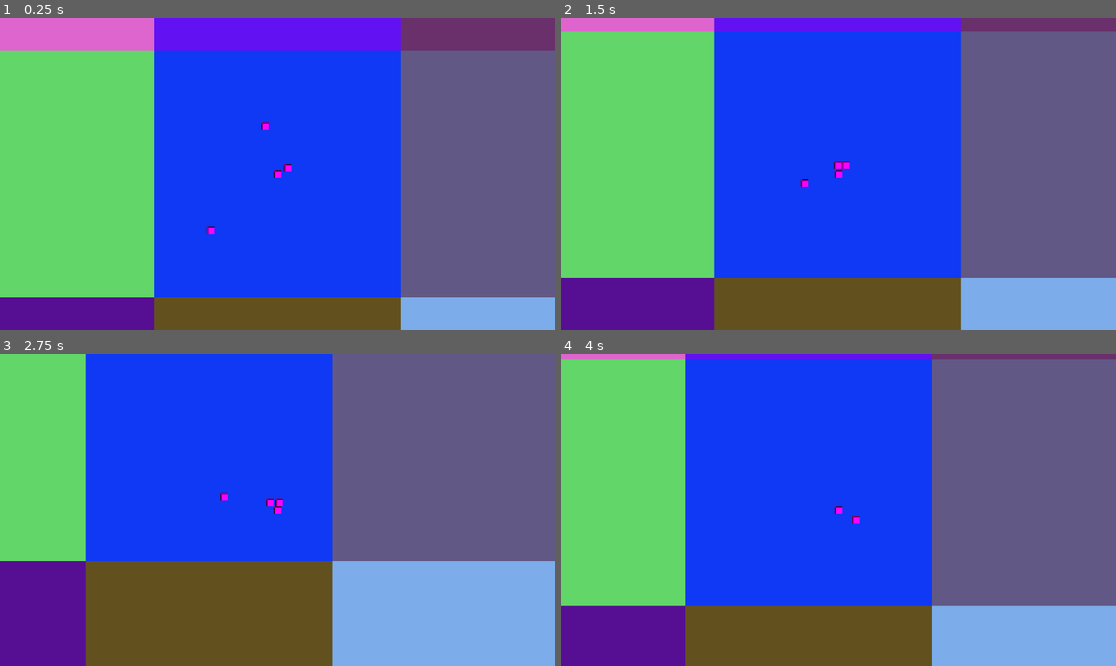
Above: before the commit, frames 1-4 (two rows, left to right).
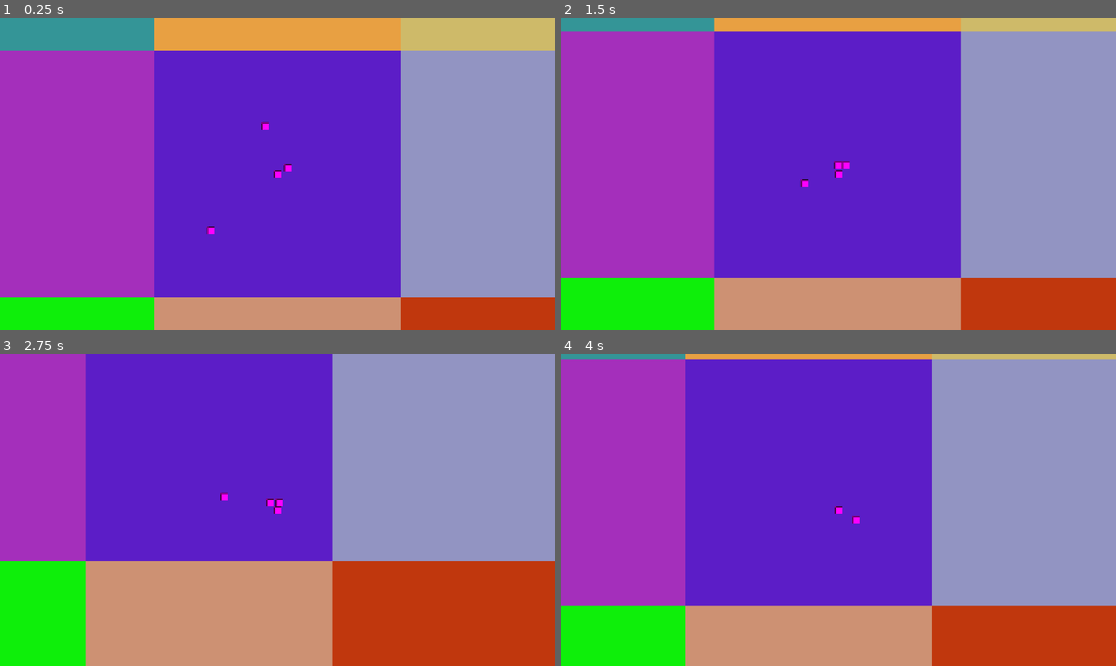
Above: after the commit, the same moments.

Repository: MRCLARK0/Cook_Craft_Die_Repeat
Game: Godot game, scene res://main/main.tscn
The game is run twice, just before and just after one commit, with the same random seed, the same clock (stepped at 60 frames per second) and the same inputs. The engine's default icon, where the game draws it, is replaced by a stand-in: a white triangle on a blue panel in a dark square.
Inputs:
- Up to frame 1 (0.25 s): no input
- Up to frame 2 (1.5 s): hold Right (ui_right) 0.53-1.28 s; tap Space (attack) at 0.6 s; tap E (interact, bound only after the commit) at 0.8, 1.35 s; hold Down (ui_down) from 1.28 s (still down)
- Up to frame 3 (2.75 s): tap Space (attack) at 1.55, 2.1 s; release Down (ui_down) at 2.03 s; hold Right (ui_right) from 2.03 s (still down); tap E (interact, bound only after the commit) at 2.3 s
- Up to frame 4 (4 s): release Right (ui_right) at 2.78 s; hold Up (ui_up) 2.78-3.53 s; tap E (interact, bound only after the commit) at 2.85, 3.8 s; tap Space (attack) at 3.05, 3.6 s; hold Left (ui_left) from 3.53 s (still down)

The runs differ from the first frame. In frame 1, 100% of the frame differs, in the area x 0-100%, y 0-100%; in frame 2, 100%; in frame 3, 100%; in frame 4, 100%.

Commit message:
feat: working on ui for campfire

Diff:
--- /dev/null
+++ b/entities/Campfire.gd
@@ -0,0 +1,29 @@
+extends Area2D
+
+signal campfire_used
+
+var player_in_range := false
+@export var cooking_ui: NodePath
+
+func _ready() -> void:
+	add_to_group("campfire")
+
+	connect("body_entered", _on_body_entered)
+	connect("body_exited", _on_body_exited)
+	$Sprite2D.modulate = Color(1, 0.7, 0.2) # warm orange for debug
+	visible = true
+
+func _process(_delta: float) -> void:
+	if player_in_range and Input.is_action_just_pressed("interact"):
+		var dungeon = get_tree().get_first_node_in_group("dungeon")
+		if dungeon:
+			print("Dungeon found, toggling campfire UI...")
+			dungeon.toggle_campfire_ui(self)
+
+func _on_body_entered(body: Node) -> void:
+	if body.is_in_group("player"):
+		player_in_range = true
+
+func _on_body_exited(body: Node) -> void:
+	if body.is_in_group("player"):
+		player_in_range = false
--- /dev/null
+++ b/entities/Campfire.tscn
@@ -0,0 +1,19 @@
+[gd_scene load_steps=4 format=3 uid="uid://blp3re4grv3q8"]
+
+[ext_resource type="Texture2D" uid="uid://chpxcyhskta2f" path="res://icon.svg" id="1_6rtt7"]
+[ext_resource type="Script" uid="uid://ce3se1s45ts5o" path="res://entities/Campfire.gd" id="1_giptt"]
+
+[sub_resource type="CircleShape2D" id="CircleShape2D_giptt"]
+radius = 24.0
+
+[node name="Campfire" type="Area2D" groups=["interactables"]]
+script = ExtResource("1_giptt")
+
+[node name="Sprite2D" type="Sprite2D" parent="."]
+texture = ExtResource("1_6rtt7")
+
+[node name="CollisionShape2D" type="CollisionShape2D" parent="."]
+shape = SubResource("CircleShape2D_giptt")
+
+[connection signal="body_entered" from="." to="." method="_on_body_entered"]
+[connection signal="body_exited" from="." to="." method="_on_body_exited"]
--- a/entities/Enemy.gd
+++ b/entities/Enemy.gd
@@ -1,6 +1,6 @@
 extends CharacterBody2D
 
-signal enemy_defeated(pos: Vector2)
+signal enemy_defeated
 
 @export var move_speed: float = 100.0
 @export var detection_radius: float = 150.0
@@ -39,9 +39,5 @@
 func take_damage(amount: int) -> void:
 	health -= amount
 	if health <= 0:
-		die()
-
-func die() -> void:
-	print("Enemy defeated! Dropping ingredient.")
-	emit_signal("enemy_defeated", global_position)
-	queue_free()
+		emit_signal("enemy_defeated", self)
+		queue_free()
--- a/entities/Enemy.tscn
+++ b/entities/Enemy.tscn
@@ -24,3 +24,6 @@
 
 [node name="CollisionShape2D" type="CollisionShape2D" parent="Area2D"]
 shape = SubResource("CircleShape2D_vec32")
+
+[connection signal="body_entered" from="Area2D" to="." method="_on_body_entered"]
+[connection signal="body_exited" from="Area2D" to="." method="_on_body_exited"]
--- a/entities/IngredientPickup.gd
+++ b/entities/IngredientPickup.gd
@@ -7,5 +7,5 @@
 
 func _on_body_entered(body: Node) -> void:
 	if body.is_in_group("player"):
-		print("Picked up: ", ingredient_name)
+		body.add_item(ingredient_name)
 		queue_free()
--- a/entities/IngredientPickup.tscn
+++ b/entities/IngredientPickup.tscn
@@ -12,3 +12,5 @@
 
 [node name="CollisionShape2D" type="CollisionShape2D" parent="."]
 shape = SubResource("CircleShape2D_5xlx7")
+
+[connection signal="body_entered" from="." to="." method="_on_body_entered"]
--- a/entities/Player.gd
+++ b/entities/Player.gd
@@ -1,14 +1,23 @@
 extends CharacterBody2D
+class_name Player
 
 @export var move_speed: float  = 200.0
 @export var attack_range: float = 24.0
-@export var attack_cooldown: float = 0.4
+@export var attack_cooldown: float = 0.3
+@export var attack_timer: float = 0.0
 
 var can_attack: bool = true
+var inventory: Dictionary = {}
 
-func _process(_delta):
-	if Input.is_action_just_pressed("attack") and can_attack:
+func _ready() -> void:
+	add_to_group("player")
+
+func _process(delta):
+	if attack_timer > 0:
+		attack_timer -= delta
+	if Input.is_action_just_pressed("attack") and attack_timer <= 0:
 		perform_attack()
+		attack_timer = attack_cooldown
 
 func _physics_process(delta: float) -> void:
 	var input_vector := Vector2.ZERO
--- a/main/main.tscn
+++ b/main/main.tscn
@@ -1,11 +1,14 @@
-[gd_scene load_steps=3 format=3 uid="uid://sv6jsdfghujv"]
+[gd_scene load_steps=5 format=3 uid="uid://sv6jsdfghujv"]
 
 [ext_resource type="PackedScene" uid="uid://bow1p3ancxb6q" path="res://world/Dungeon.tscn" id="1_53q0u"]
 [ext_resource type="Script" uid="uid://bhwvlkvphqvax" path="res://main/Main.gd" id="1_pjrb6"]
+[ext_resource type="Script" uid="uid://ki3bbc07i03w" path="res://ui/HUD.gd" id="2_xwkvk"]
+[ext_resource type="PackedScene" uid="uid://befopv5pqe3ut" path="res://ui/HUD.tscn" id="3_c651c"]
 
 [node name="Main" type="Node"]
 script = ExtResource("1_pjrb6")
 
-[node name="UI" type="CanvasLayer" parent="."]
+[node name="Dungeon" parent="." instance=ExtResource("1_53q0u")]
 
-[node name="Dungeon" parent="." instance=ExtResource("1_53q0u")]
+[node name="HUD" parent="." instance=ExtResource("3_c651c")]
+script = ExtResource("2_xwkvk")
--- a/project.godot
+++ b/project.godot
@@ -54,3 +54,8 @@
 "events": [Object(InputEventKey,"resource_local_to_scene":false,"resource_name":"","device":-1,"window_id":0,"alt_press …(191 unchanged characters)…
 ]
 }
+interact={
+"deadzone": 0.2,
+"events": [Object(InputEventKey,"resource_local_to_scene":false,"resource_name":"","device":-1,"window_id":0,"alt_pressed":false,"shift_pressed":false,"ctrl_pressed":false,"meta_pressed":false,"pressed":false,"keycode":0,"physical_keycode":69,"key_label":0,"unicode":101,"location":0,"echo":false,"script":null)
+]
+}
--- /dev/null
+++ b/systems/Inventory.gd
@@ -0,0 +1,3 @@
+extends Resource
+class_name Inventory
+@export var items := {}
--- /dev/null
+++ b/ui/CookingUI.gd
@@ -0,0 +1,58 @@
+extends CanvasLayer
+
+signal cook_started(ingredients: Dictionary)
+signal closed
+
+@onready var panel := ColorRect.new()
+@onready var label := RichTextLabel.new()
+var _inventory_ref: Dictionary = {}
+
+func _ready() -> void:
+	add_to_group("cooking_ui")
+
+	panel.color = Color(0.1, 0.1, 0.1, 0.85)
+	panel.size = Vector2(300, 400)
+	panel.position = Vector2(20, 20)
+	add_child(panel)
+
+	label.bbcode_enabled = true
+	label.fit_content = true
+	label.autowrap_mode = TextServer.AUTOWRAP_WORD
+	label.position = Vector2(10, 10)
+	label.size = Vector2(280, 380)
+	panel.add_child(label)
+
+	visible = false
+
+func open(inventory: Dictionary):
+	_inventory_ref = inventory
+	visible = true
+	_update_text()
+
+func close(inventory: Dictionary):
+	_inventory_ref = inventory
+	visible = false
+
+func _update_text():
+	if !_inventory_ref:
+		label.text = "(no inventory reference)"
+		return
+
+	label.clear()
+	label.push_bold()
+	label.add_text("Available Ingredients:\n\n")
+	label.pop()
+
+	if _inventory_ref.is_empty():
+		label.add_text("(None)")
+	else:
+		for name in _inventory_ref:
+			label.add_text("- %s × %d\n" % [name, _inventory_ref[name]])
+
+func _on_cook_pressed():
+	print("Cooking something...")
+	emit_signal("cook_started", {"Mystery Meat": 1})
+
+func _on_close_pressed():
+	visible = false
+	emit_signal("closed")
--- /dev/null
+++ b/ui/CookingUI.tscn
@@ -0,0 +1,25 @@
+[gd_scene load_steps=2 format=3 uid="uid://c7g8hxp28gpdc"]
+
+[ext_resource type="Script" uid="uid://b48apmqrgn704" path="res://ui/CookingUI.gd" id="1_tgugv"]
+
+[node name="CookingUI" type="CanvasLayer"]
+script = ExtResource("1_tgugv")
+
+[node name="Panel" type="Panel" parent="."]
+offset_right = 40.0
+offset_bottom = 40.0
+
+[node name="Label" type="Label" parent="Panel"]
+layout_mode = 0
+offset_right = 40.0
+offset_bottom = 23.0
+
+[node name="Cook" type="Button" parent="Panel"]
+layout_mode = 0
+offset_right = 8.0
+offset_bottom = 8.0
+
+[node name="Close" type="Button" parent="Panel"]
+layout_mode = 0
+offset_right = 8.0
+offset_bottom = 8.0
--- /dev/null
+++ b/ui/HUD.gd
@@ -0,0 +1,13 @@
+extends CanvasLayer
+
+@onready var label: Label = $Label
+
+var _player_ref: Player
+
+func _process(_delta: float) -> void:
+	_player_ref = get_tree().get_first_node_in_group("player")
+
+	var display := ""
+	for name in _player_ref.inventory:
+		display += "%s x%d\n" % [name, _player_ref.inventory[name]]
+	label.text = display
--- /dev/null
+++ b/ui/HUD.tscn
@@ -0,0 +1,8 @@
+[gd_scene format=3 uid="uid://befopv5pqe3ut"]
+
+[node name="HUD" type="CanvasLayer"]
+
+[node name="Label" type="Label" parent="."]
+offset_right = 85.0
+offset_bottom = 44.0
+text = "Inventory: "
--- a/world/Dungeon.gd
+++ b/world/Dungeon.gd
@@ -1,18 +1,89 @@
 extends Node2D
 
+################################
+#                              #
+#           EXPORTS            #
+#                              #
+################################
 @export var room_scene: PackedScene
 @export var enemy_scene: PackedScene
 @export var ingredient_scene: PackedScene
+@export var campfire_scene: PackedScene
+@export var cooking_ui_scene: PackedScene
+@export var grid_size: int = 3
 
-@export var grid_size: int = 3 # simple 3x3 grid
+################################
+#                              #
+#           ON_READY           #
+#                              #
+################################
 @onready var room_container: Node2D = $RoomContainer
+@onready var player = get_tree().get_first_node_in_group("player")
+@onready var cooking_ui = get_tree().get_first_node_in_group("cooking_ui")
 
-@onready var player: Node2D = $Player
+################################
+#                              #
+#             VARS             #
+#                              #
+################################
+const ROOM_SIZE: int = 512
+var rooms: Array = []
+var current_room_coords := Vector2.ZERO
+var campfire_active := false
 
-const ROOM_SIZE: int = 512
+################################
+#                              #
+#            START             #
+#                              #
+################################
+func _ready() -> void:
+	add_to_group("dungeon")
+	player = get_tree().get_first_node_in_group("player")
+	cooking_ui = get_tree().get_first_node_in_group("cooking_ui")
+	add_child(cooking_ui)
 
-var rooms: Array = []
+func _process(_delta: float) -> void:
+	check_player_room_transition()
 
+func _on_enter_room(x: int, y: int) -> void:
+	print("Entered room: ", x, ", ", y)
+	center_camera_on_room(x, y)
+	spawn_enemies_in_room(x, y)
+
+	if randf() < 0.2: # 20% chance per room
+		var campfire = campfire_scene.instantiate()
+		campfire.global_position = Vector2(
+			x * ROOM_SIZE + ROOM_SIZE / 2,
+			y * ROOM_SIZE + ROOM_SIZE / 2
+		)
+		campfire.connect("campfire_used", _on_campfire_used)
+		room_container.add_child(campfire)
+
+func _on_enemy_defeated(pos: Vector2) -> void:
+	var drop = ingredient_scene.instantiate()
+	drop.global_position = pos
+	room_container.add_child(drop)
+
+################################
+#                              #
+#           CAMPFIRE           #
+#                              #
+################################
+func _on_campfire_used() -> void:
+	if cooking_ui.visible:
+		cooking_ui.close()
+	else:
+		print("Opening campfire with inventory:", player.inventory)
+		cooking_ui.open(player.inventory)
+
+func _on_cook_started(ingredients: Dictionary):
+	print("Cooking completed! Ingredients used: ", ingredients)
+
+################################
+#                              #
+#           HELPERS            #
+#                              #
+################################
 func generate_dungeon() -> void:
 	clear_dungeon()
 	print("Generating dungeon...")
@@ -43,11 +114,6 @@
 		r.queue_free()
 	rooms.clear()
 
-var current_room_coords := Vector2.ZERO
-
-func _process(_delta: float) -> void:
-	check_player_room_transition()
-
 func check_player_room_transition() -> void:
 	var room_x := int(player.global_position.x / ROOM_SIZE)
 	var room_y := int(player.global_position.y / ROOM_SIZE)
@@ -62,11 +128,6 @@
 		current_room_coords = new_coords
 		_on_enter_room(room_x, room_y)
 
-func _on_enter_room(x: int, y: int) -> void:
-	print("Entered room: ", x, ", ", y)
-	center_camera_on_room(x, y)
-	spawn_enemies_in_room(x, y)
-
 func spawn_enemies_in_room(x: int, y: int) -> void:
 	var enemy_count := randi_range(1, 3)
 	for i in range(enemy_count):
@@ -78,17 +139,18 @@
 		enemy.connect("enemy_defeated", _on_enemy_defeated)
 		room_container.add_child(enemy)
 
-func _on_enemy_defeated(pos: Vector2) -> void:
-	var drop = ingredient_scene.instantiate()
-	drop.global_position = pos
-	room_container.add_child(drop)
-
 func center_camera_on_room(x: int, y: int) -> void:
-	# For now, this is a no-op since the camera follows the player automatically.
-	# In future, we might smoothly pan the camera or snap the player to the room center.
 	var center_pos := Vector2(
 		x * ROOM_SIZE + ROOM_SIZE / 2,
 		y * ROOM_SIZE + ROOM_SIZE /2
 	)
-	# Optional: reposition player for debugging / future transitions
-	# player.global_position = center_pos
+
+func toggle_campfire_ui(campfire: Node):
+	if not player or not cooking_ui:
+		print("Missing player or UI reference")
+		return
+	campfire_active = !campfire_active
+	if campfire_active:
+		cooking_ui.open(player.inventory)
+	else:
+		cooking_ui.close()
--- a/world/Dungeon.tscn
+++ b/world/Dungeon.tscn
@@ -1,18 +1,24 @@
-[gd_scene load_steps=6 format=3 uid="uid://bow1p3ancxb6q"]
+[gd_scene load_steps=8 format=3 uid="uid://bow1p3ancxb6q"]
 
 [ext_resource type="Script" uid="uid://c28gri2wgapqs" path="res://world/Dungeon.gd" id="1_mtm5p"]
 [ext_resource type="PackedScene" uid="uid://1ct8rnkyxlbc" path="res://world/Room.tscn" id="2_veh6i"]
 [ext_resource type="PackedScene" uid="uid://cunwrpanshkn" path="res://entities/Player.tscn" id="3_iphg8"]
 [ext_resource type="PackedScene" uid="uid://cymfgqh7gyv35" path="res://entities/Enemy.tscn" id="3_pospp"]
 [ext_resource type="PackedScene" uid="uid://cskf8wk7rtosj" path="res://entities/IngredientPickup.tscn" id="4_5dsa0"]
+[ext_resource type="PackedScene" uid="uid://blp3re4grv3q8" path="res://entities/Campfire.tscn" id="5_pospp"]
+[ext_resource type="PackedScene" uid="uid://c7g8hxp28gpdc" path="res://ui/CookingUI.tscn" id="6_5dsa0"]
 
 [node name="Dungeon" type="Node2D"]
 script = ExtResource("1_mtm5p")
 room_scene = ExtResource("2_veh6i")
 enemy_scene = ExtResource("3_pospp")
 ingredient_scene = ExtResource("4_5dsa0")
+campfire_scene = ExtResource("5_pospp")
+cooking_ui_scene = ExtResource("6_5dsa0")
 
 [node name="Player" parent="." instance=ExtResource("3_iphg8")]
 z_index = 10
 
 [node name="RoomContainer" type="Node2D" parent="."]
+
+[node name="CookingUI" parent="." instance=ExtResource("6_5dsa0")]
--- a/world/Room.gd
+++ b/world/Room.gd
@@ -7,8 +7,7 @@
 @onready var wall_right: StaticBody2D = $Walls/WallRight
 
 func _ready() -> void:
-	# random background color for visibility
-	background.color = Color(randf(), randf(), randf())
+	background.color = random_color()
 
 # call from dungeon.gd after room creation
 func configure_walls(x: int, y: int, grid_size: int) -> void:
@@ -22,3 +21,6 @@
 	wall_bottom.get_node("CollisionShape2D").disabled = not wall_bottom.visible
 	wall_left.get_node("CollisionShape2D").disabled = not wall_left.visible
 	wall_right.get_node("CollisionShape2D").disabled = not wall_right.visible
+
+func random_color() -> Color:
+	return Color(randf(), randf(), randf())
Not shown, added: entities/Campfire.gd.uid
Not shown, added: systems/Inventory.gd.uid
Not shown, added: ui/CookingUI.gd.uid
Not shown, added: ui/HUD.gd.uid
